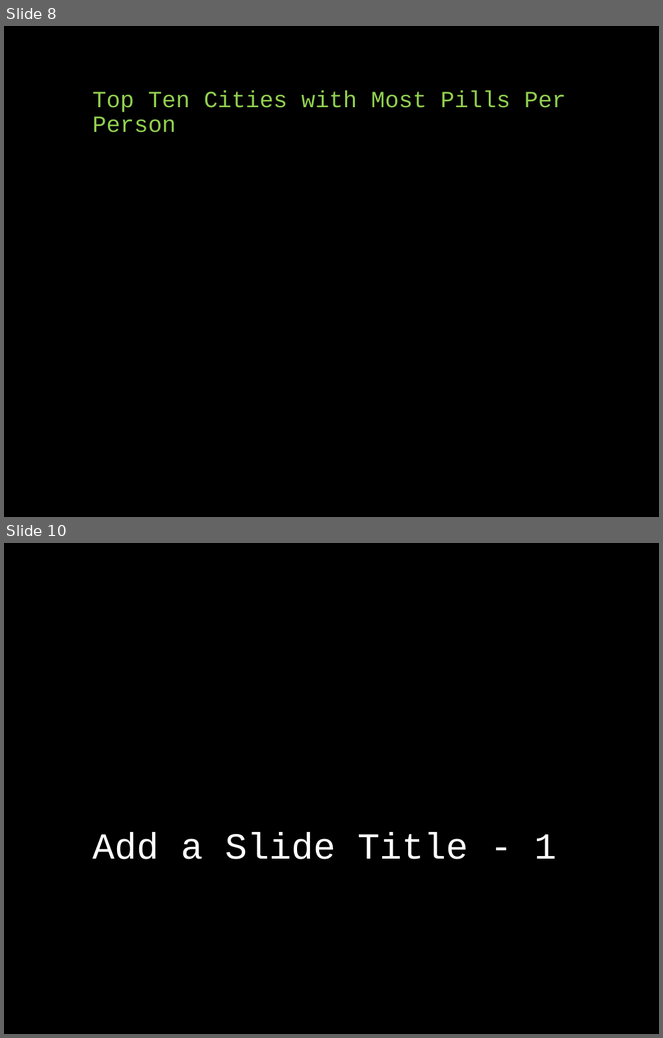
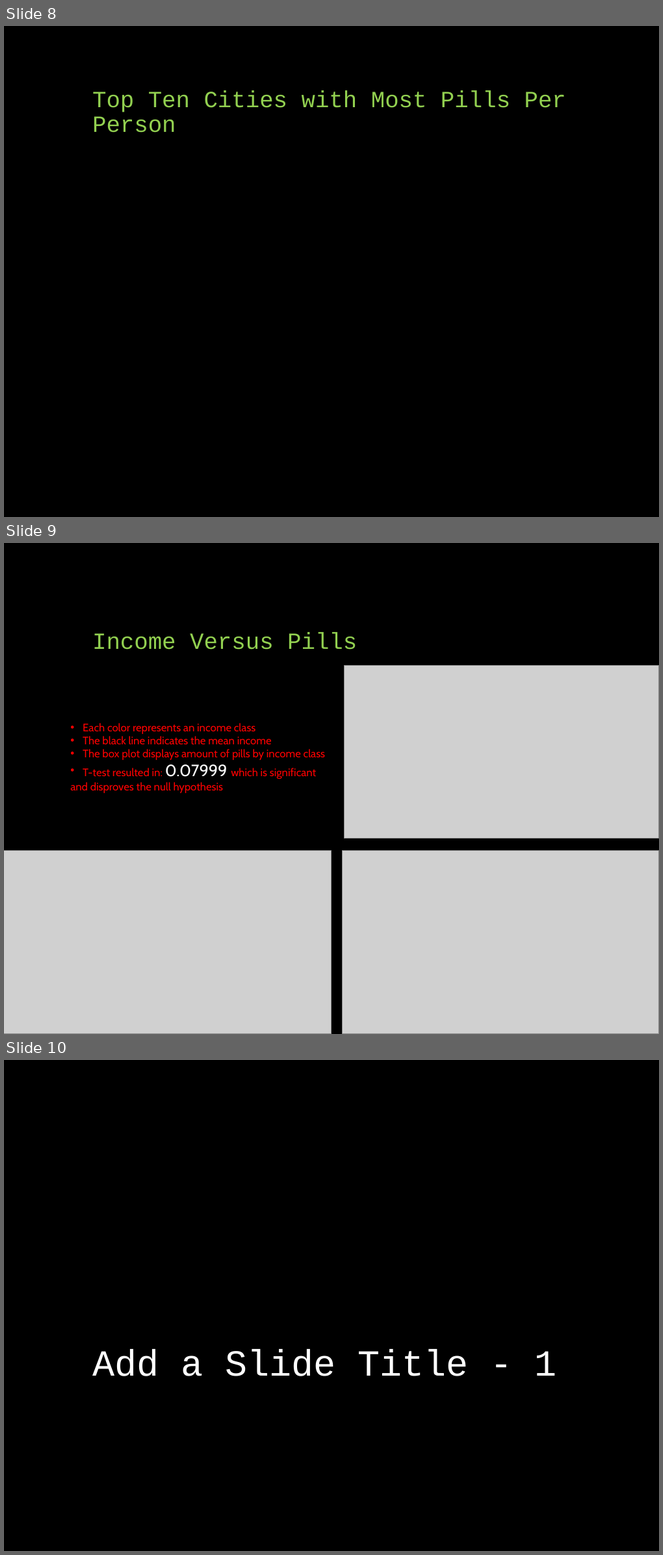
Before and after one commit to davidjaimes/pain-pills-in-the-usa, a slide deck: Prescription Pain Pills.pptx. Shown one above the other, each under a label of ours: slides 8 and 10 before the commit, slides 8, 9 and 10 after it; the slides between them are not shown. The pictures are 663x1038 and 663x1555 pixels, drawn with LibreOffice and Linux fonts; fonts in the diff are those of the drawing; grey boxes stand for pictures. Boxes give left, top, right and bottom in pixels: in the first picture for what was removed or moved away, otherwise in the second. Text is boxed around its words. In the diff, an @@ line names an element or a change of style, - is before the commit and + after.

```diff
--- a/Prescription Pain Pills.pptx
+++ b/Prescription Pain Pills.pptx
@@ slide 9 added at box(4, 543, 659, 1034), background #000000 @@
@@ title added at box(92, 633, 357, 650), 25.5 pt, text #92D050 @@
+Income Versus Pills
@@ picture added at box(344, 665, 659, 839) @@
@@ text added at box(70, 723, 326, 793), 12 pt, text #FF0000 @@
+• Each color represents an income class
+• The black line indicates the mean income
+• The box plot displays amount of pills by income class
+• T-test resulted in: 0.07999 which is significant
+and disproves the null hypothesis
@@ picture added at box(4, 851, 332, 1034) @@
@@ picture added at box(343, 851, 659, 1034) @@
```
Also in this commit, not shown: 1 slide changed, 1 slide removed, 1 other file.
